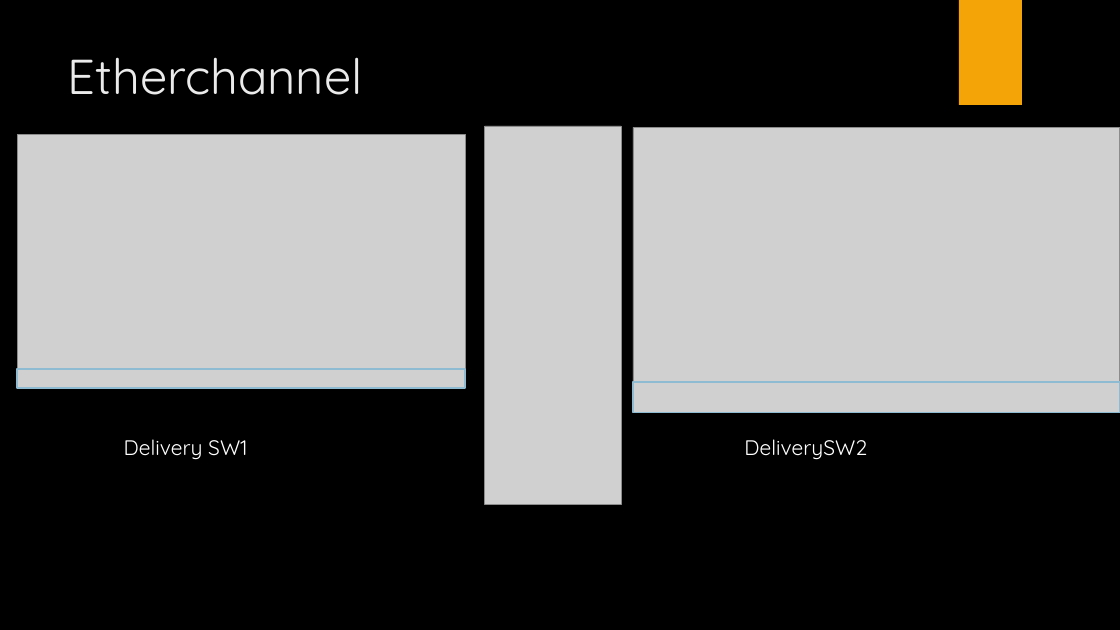
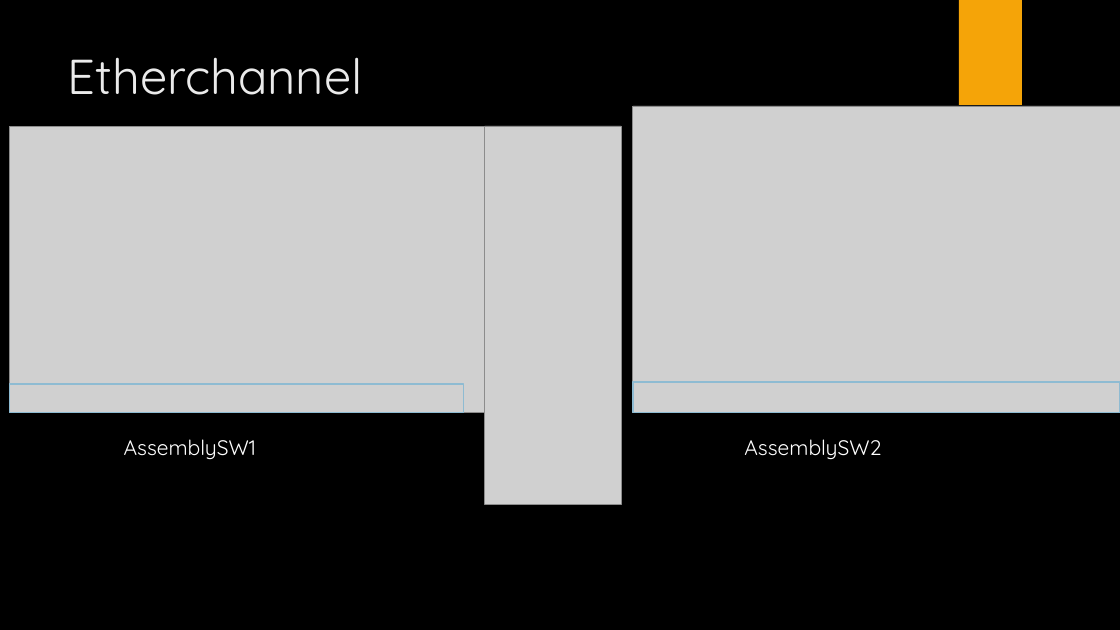
Before and after one commit to LajkaK2006/BorsodNet, a slide deck: slide 12 of BorsodNet.pptx. Drawn at 1120x630 pixels with LibreOffice and Linux fonts; fonts in the diff are those of the drawing; grey boxes stand for pictures; background and template pictures are left out. Boxes give left, top, right and bottom in pixels: in the first picture for what was removed or moved away, otherwise in the second. Text is boxed around its words. In the diff, an @@ line names an element or a change of style, - is before the commit and + after.

```diff
--- a/BorsodNet.pptx
+++ b/BorsodNet.pptx
@@ picture: place and size @@
-picture at box(634, 128, 1120, 413)
+picture at box(633, 106, 1120, 413)
@@ picture: place and size @@
-picture at box(17, 134, 465, 388)
+picture at box(10, 127, 491, 413)
@@ rectangle: place and size @@
-rectangle at box(17, 369, 465, 388)
+rectangle at box(9, 384, 463, 413)
@@ text at box(124, 439, 256, 459): text changed @@
-Delivery SW1
+AssemblySW1
@@ text at box(744, 439, 881, 460): text changed @@
-DeliverySW2
+AssemblySW2
```
Also in this commit, not shown: 5 other slides changed, 1 slide added, 1 slide removed.
